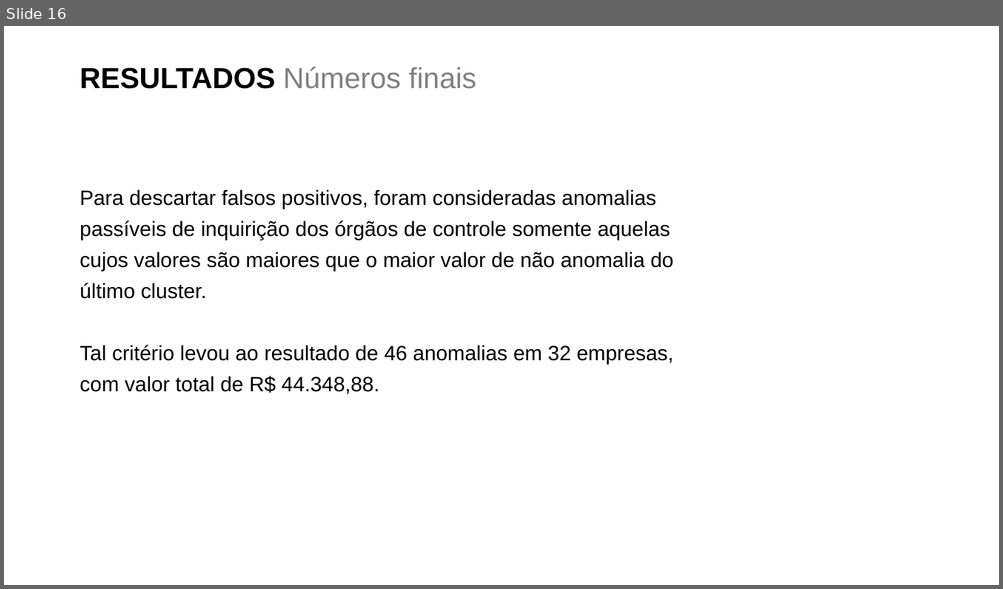
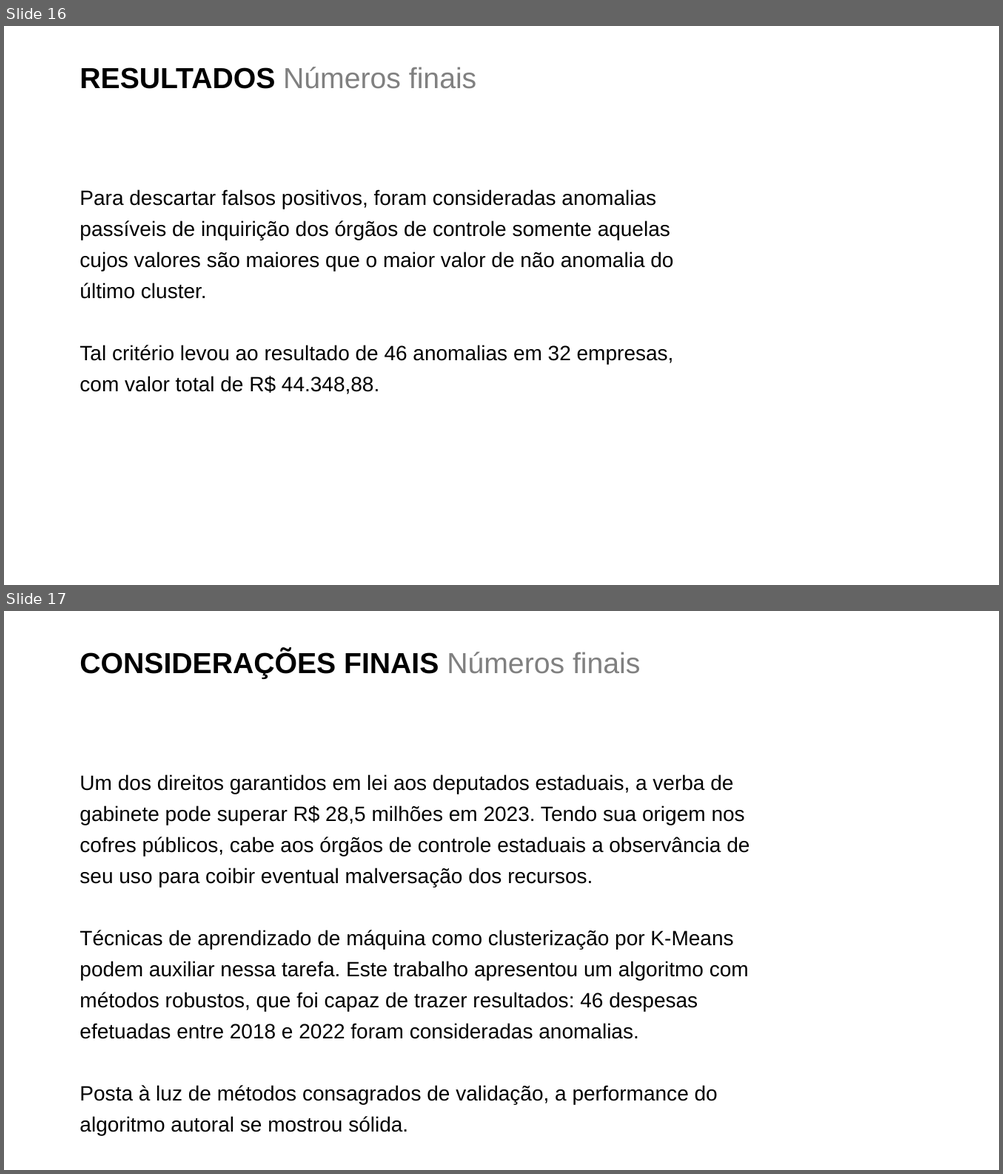
Before and after one commit to rodolfo-viana/mba_esalq, a slide deck: prd/tcc_apresentacao.pptx. Shown one above the other, each under a label of ours: slide 16 before the commit, slides 16 and 17 after it. The pictures are 1003x589 and 1003x1174 pixels, drawn with LibreOffice and Linux fonts; fonts in the diff are those of the drawing; background and template pictures are left out. Boxes give left, top, right and bottom in pixels: in the first picture for what was removed or moved away, otherwise in the second. Text is boxed around its words. In the diff, an @@ line names an element or a change of style, - is before the commit and + after.

```diff
--- a/prd/tcc_apresentacao.pptx
+++ b/prd/tcc_apresentacao.pptx
@@ slide 17 added at [4, 611, 999, 1170], background picture (left out) @@
@@ title added at [79, 650, 640, 679], 28 pt, text #000000, bold @@
+CONSIDERAÇÕES FINAIS Números finais
@@ text added at [79, 775, 749, 1136], 20 pt, text #000000 @@
+Um dos direitos garantidos em lei aos deputados estaduais, a verba de gabinete pode superar R$ 28,5 milhões em 2023. Tendo sua origem nos cofres públicos, cabe aos órgãos de controle estaduais a observância de seu uso para coibir eventual malversação dos recursos.
+Técnicas de aprendizado de máquina como clusterização por K-Means podem auxiliar nessa tarefa. Este trabalho apresentou um algoritmo com métodos robustos, que foi capaz de trazer resultados: 46 despesas efetuadas entre 2018 e 2022 foram consideradas anomalias.
+Posta à luz de métodos consagrados de validação, a performance do algoritmo autoral se mostrou sólida.
```
Also in this commit, not shown: 8 slides changed, 1 other file.
